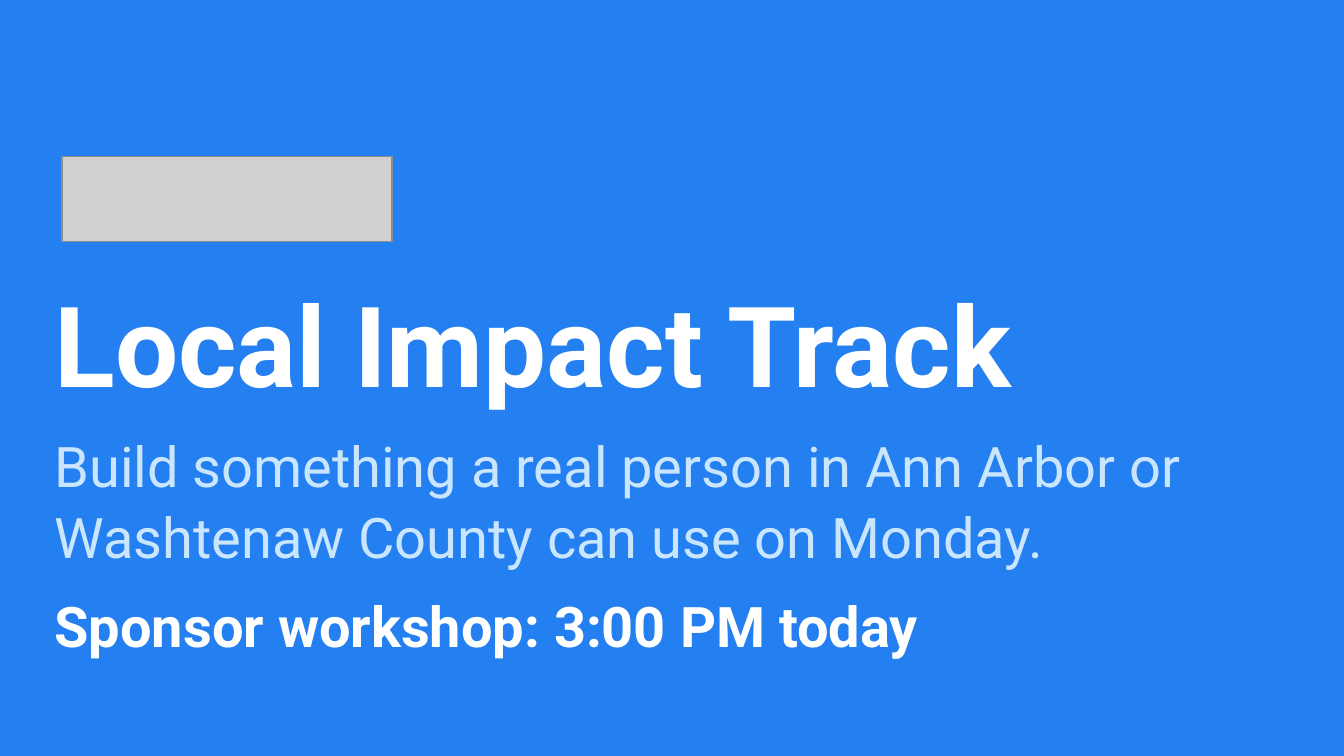
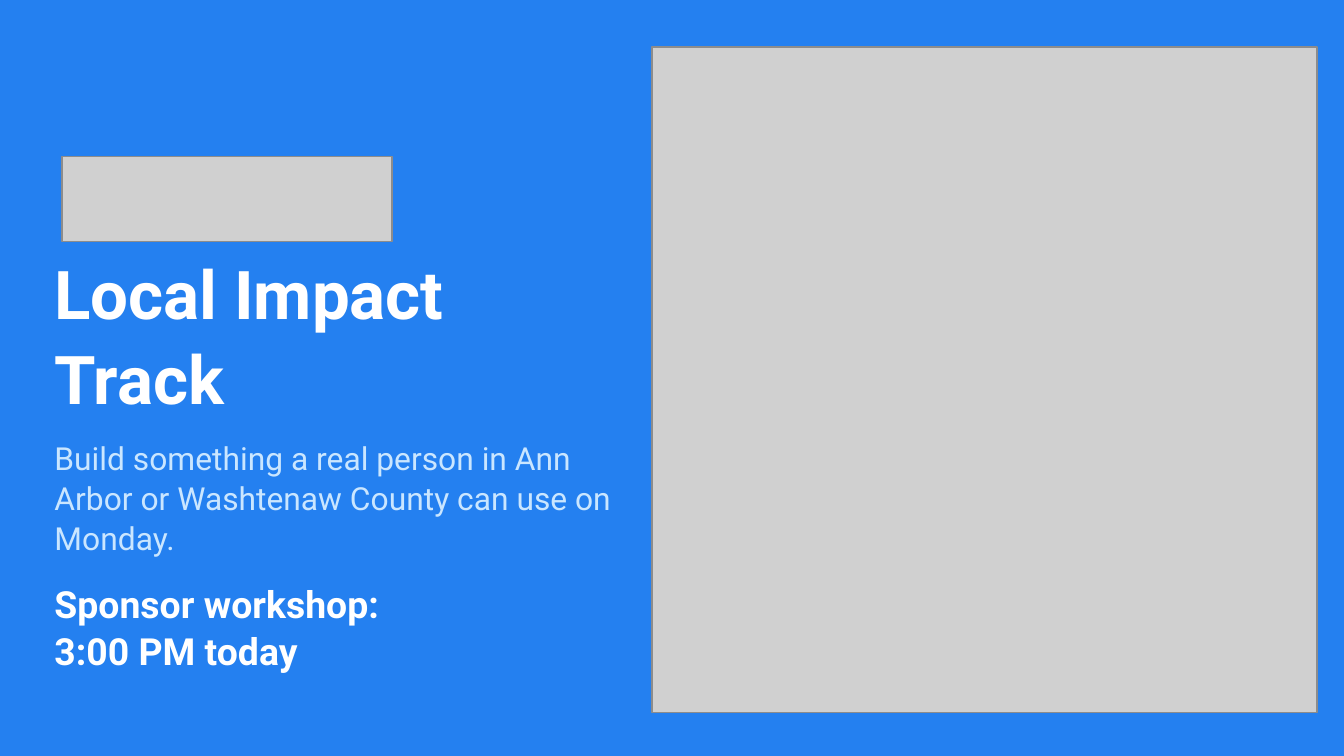
Before and after one commit to A2Tech360/a2tech360-hackathon, a slide deck: slide 1 of slides/JacHacks_Welcome_Sponsor_Slides.pptx. Drawn at 1344x756 pixels with LibreOffice and Linux fonts; fonts in the diff are those of the drawing; grey boxes stand for pictures. Boxes give left, top, right and bottom in pixels: in the first picture for what was removed or moved away, otherwise in the second. Text is boxed around its words. In the diff, an @@ line names an element or a change of style, - is before the commit and + after.

```diff
--- a/slides/JacHacks_Welcome_Sponsor_Slides.pptx
+++ b/slides/JacHacks_Welcome_Sponsor_Slides.pptx
@@ picture added at (x1=652, y1=47, x2=1317, y2=712) @@
@@ text "Local Impact Track" moved from (x1=54, y1=303, x2=1180, y2=659) to (x1=54, y1=268, x2=611, y2=673) @@
@@ text "Local Impact Track" at (x1=54, y1=268, x2=611, y2=673): size 60 to 36 pt in "Local Impact Track"; size 30 to 17 pt in "Build something a real person in Ann ..."; size 30 to 20 pt in "Sponsor workshop: 3:00 PM today"; more space between paragraphs @@
```
Also in this commit, not shown: 7 other files.
